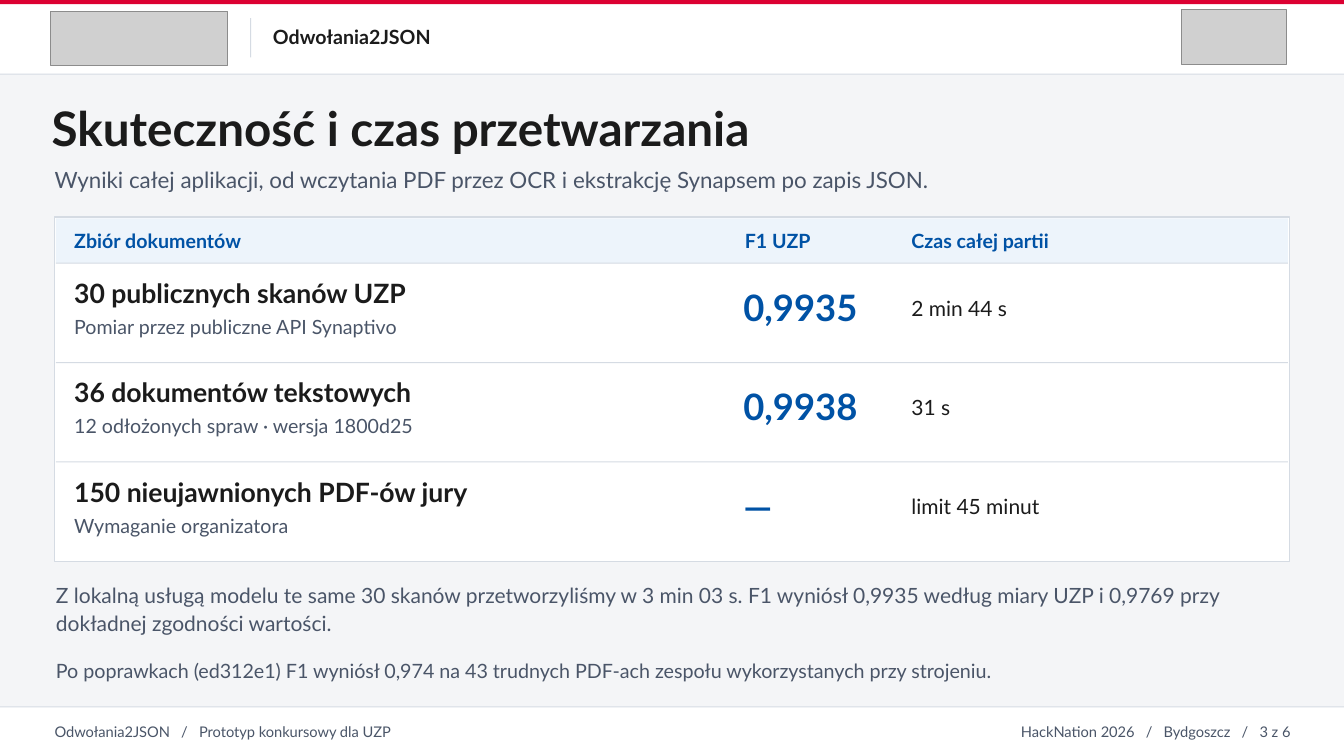
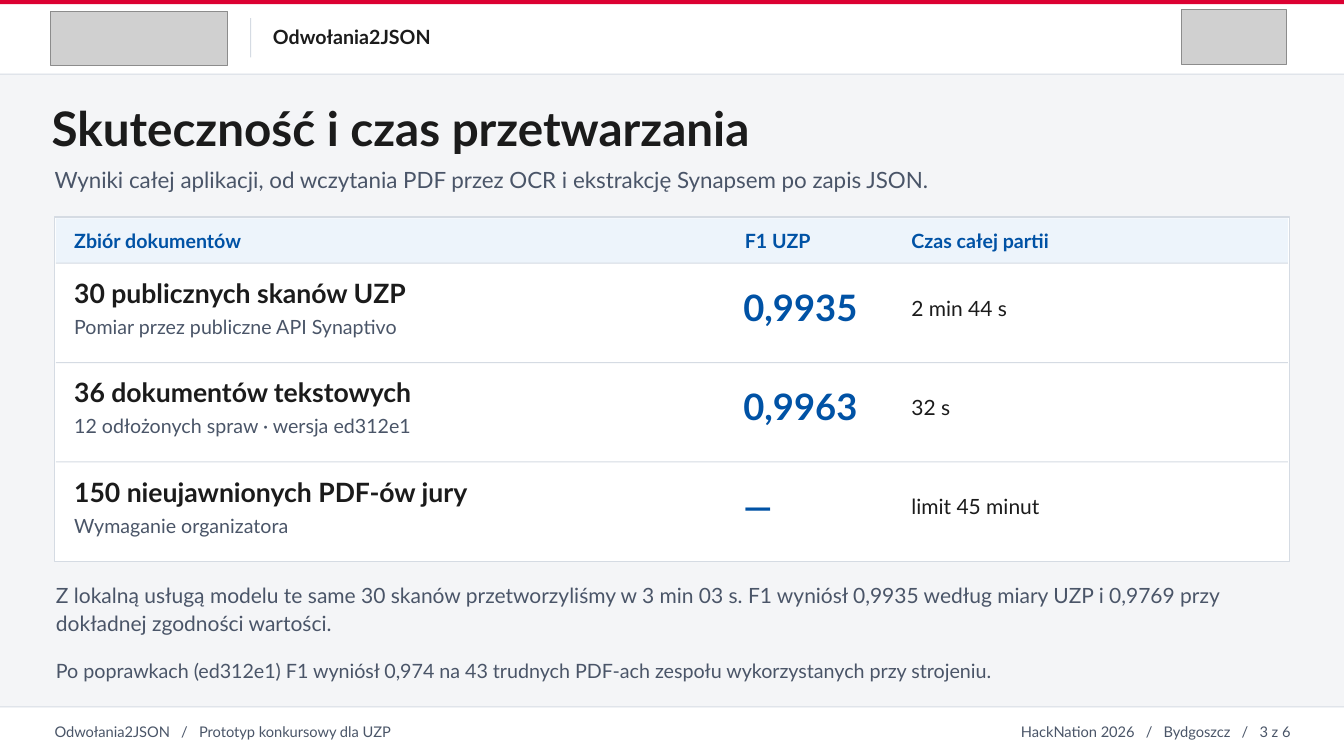
Before and after one commit to PapeMati98/Hacknation-ODWOLANIA2JSON, a slide deck: slide 3 of docs/prezentacja/Odwolania2JSON.pptx. Drawn at 1344x756 pixels with LibreOffice and Linux fonts; fonts in the diff are those of the drawing; grey boxes stand for pictures. Boxes give left, top, right and bottom in pixels: in the first picture for what was removed or moved away, otherwise in the second. Text is boxed around its words. In the diff, an @@ line names an element or a change of style, - is before the commit and + after.

Commit message:
Uaktualnij wynik na odłożonych 12 sprawach w materiałach jury

```diff
--- a/docs/prezentacja/Odwolania2JSON.pptx
+++ b/docs/prezentacja/Odwolania2JSON.pptx
@@ text at (74,418,411,437): text changed @@
-12 odłożonych spraw · wersja 1800d25
+12 odłożonych spraw · wersja ed312e1
@@ text at (743,393,857,425): text changed @@
-0,9938
+0,9963
@@ text at (911,399,950,415): text changed @@
-31 s
+32 s
```
Also in this commit, not shown: 4 other files.
